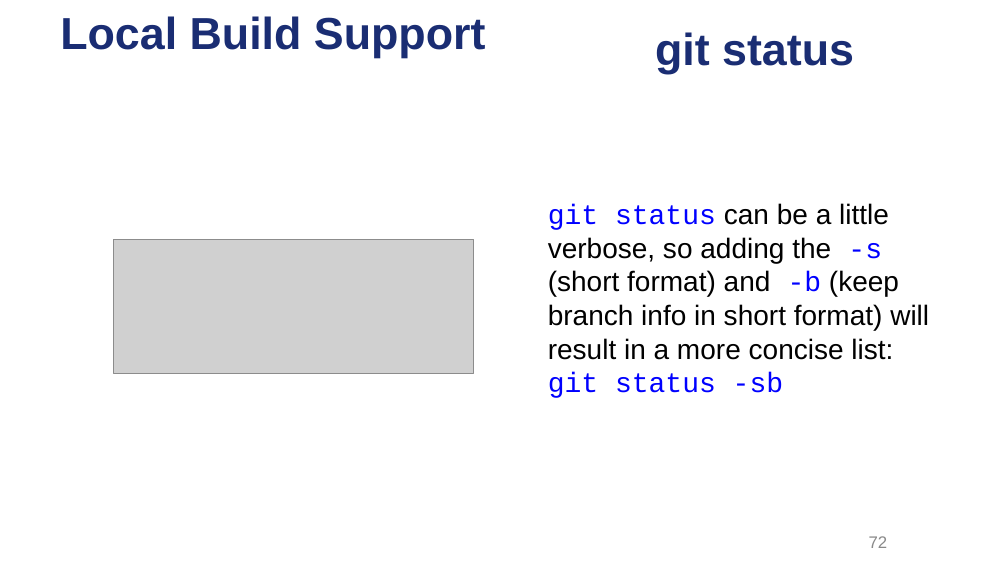
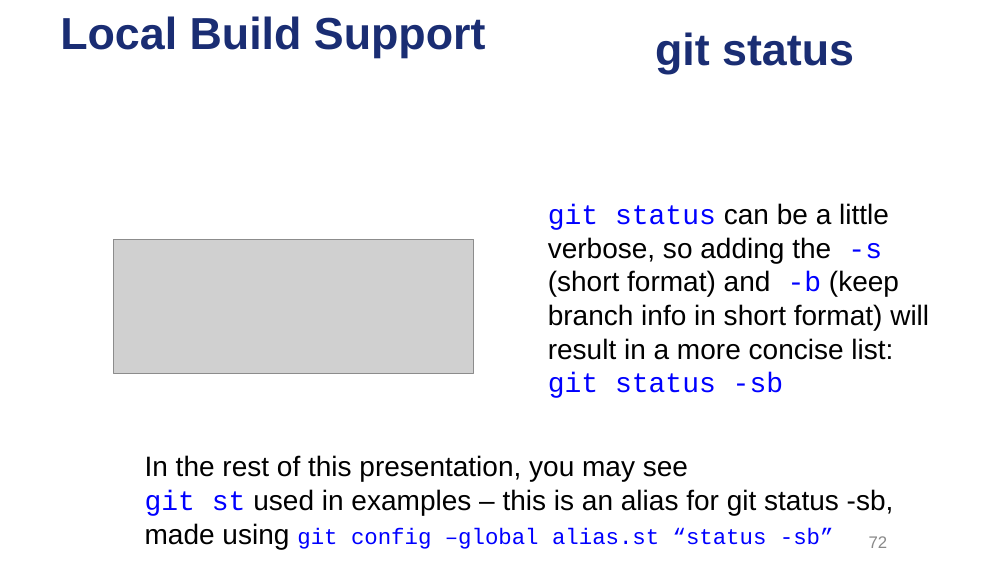
Before and after one commit to ysgard/git-presentation, a slide deck: slide 72 of Dive into Git.odp. Drawn at 1008x568 pixels with LibreOffice and Linux fonts; fonts in the diff are those of the drawing; grey boxes stand for pictures; background and template pictures are left out. Boxes give left, top, right and bottom in pixels: in the first picture for what was removed or moved away, otherwise in the second. Text is boxed around its words. In the diff, an @@ line names an element or a change of style, - is before the commit and + after.

```diff
--- a/Dive into Git.odp
+++ b/Dive into Git.odp
@@ text added at <box>145,455,894,549</box>, 20 pt, text #000000 @@
+● In the rest of this presentation, you may see
+  git st used in examples – this is an alias for git status -sb,
+  made using git config –global alias.st “status -sb”
```
Also in this commit, not shown: 2 other slides changed, 11 slides added, 1 slide removed, 10 other files.
